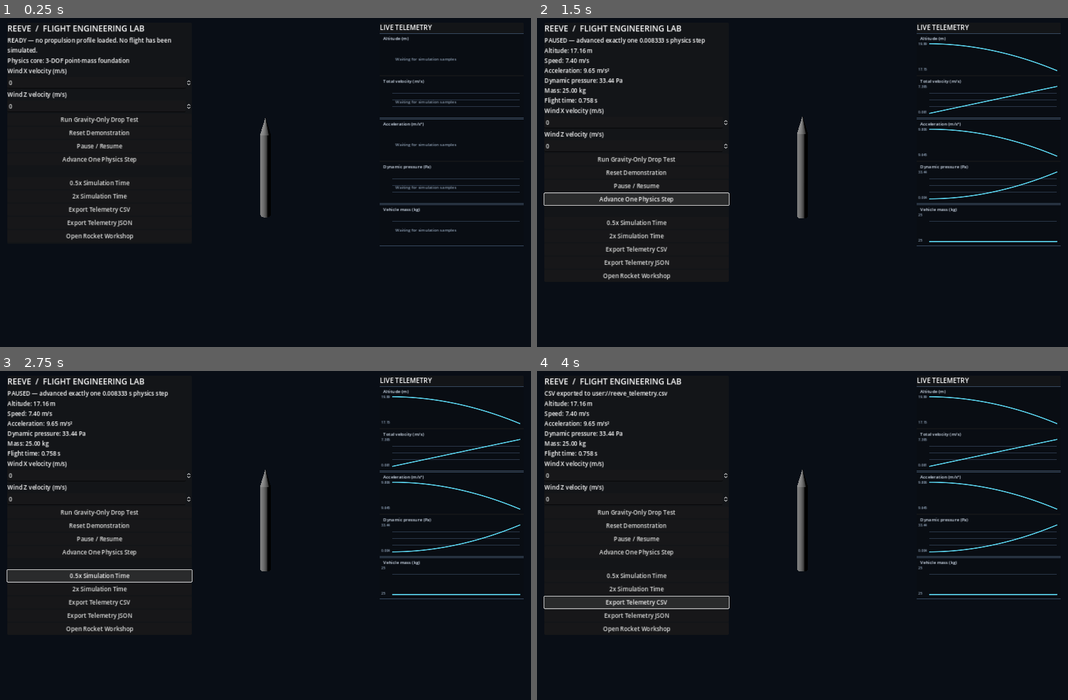
Above: before the commit, frames 1-4 (two rows, left to right).
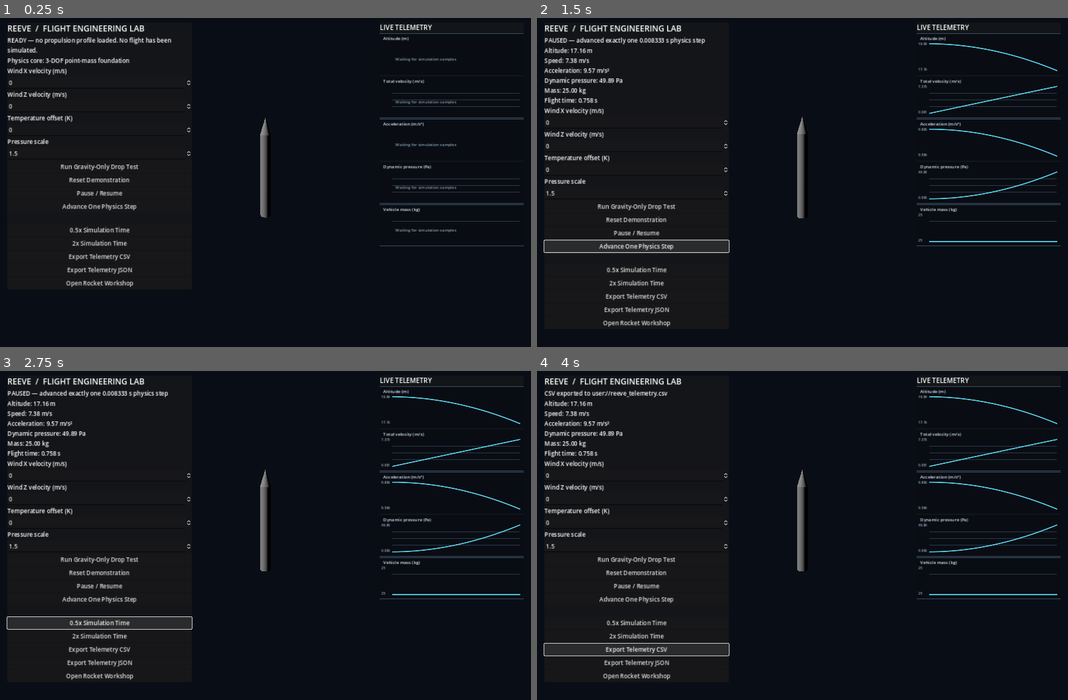
Above: after the commit, the same moments.

Repository: Inflare12/Reeve
Game: Godot game, scene res://scenes/main/main.tscn
Same seed, same stepped clock (60 frames per second), same inputs: the game is played once before the commit and once after it.
Inputs:
- Up to frame 1 (0.25 s): no input
- Up to frame 2 (1.5 s): click "Run Gravity-Only Drop Test" at 0.5 s; click "Advance One Physics Step" at 1.25 s
- Up to frame 3 (2.75 s): click "0.5x Simulation Time" at 2 s
- Up to frame 4 (4 s): click "2x Simulation Time" at 2.75 s; click "Export Telemetry CSV" at 3.5 s

The runs differ from the first frame. In frame 1, 2.5% of the frame differs, in the area x 1-36%, y 29-82%; in frame 2, 3.1%; in frame 3, 2.9%; in frame 4, 4.0%, in the area x 1-74%, y 12-94%.

Commit message:
Expose temperature and pressure modifiers in Flight Lab environment controls

Diff:
--- a/scripts/main.gd
+++ b/scripts/main.gd
@@ -11,6 +11,8 @@
 var telemetry_plots: Array[ReeveTelemetryPlot] = []
 var wind_x_input: SpinBox
 var wind_z_input: SpinBox
+var temperature_offset_input: SpinBox
+var pressure_scale_input: SpinBox
 
 func _ready() -> void:
 	camera.look_at(Vector3(0.0, 2.0, 0.0), Vector3.UP)
@@ -20,6 +22,10 @@
 	wind_x_input.name = "WindXInput"
 	wind_z_input = _add_environment_spinbox("Wind Z velocity (m/s)", -100.0, 100.0, 0.0, 0.5)
 	wind_z_input.name = "WindZInput"
+	temperature_offset_input = _add_environment_spinbox("Temperature offset (K)", -50.0, 50.0, 0.0, 1.0)
+	temperature_offset_input.name = "TemperatureOffsetInput"
+	pressure_scale_input = _add_environment_spinbox("Pressure scale", 0.5, 1.5, 1.0, 0.01)
+	pressure_scale_input.name = "PressureScaleInput"
 
 	var gravity_button := Button.new()
 	gravity_button.name = "GravityDropButton"
@@ -164,7 +170,11 @@
 		"dry_mass_kg": 25.0,
 		"drag_coefficient": 0.5,
 		"reference_area_m2": PI * 0.28 * 0.28,
-		"ground_altitude_m": 0.0
+		"ground_altitude_m": 0.0,
+		"atmosphere_conditions": {
+			"temperature_offset_k": temperature_offset_input.value,
+			"pressure_scale": pressure_scale_input.value
+		}
 	}
 	var wind_velocity_m_s := Vector3(wind_x_input.value, 0.0, wind_z_input.value)
 	if not simulation.configure(initial_state, model, wind_velocity_m_s):
@@ -186,7 +196,8 @@
 	if simulation.state == null:
 		return
 	var state := simulation.state
-	var atmosphere := ReeveAtmosphere.sample(state.position_m.y)
+	var atmosphere_conditions: Dictionary = simulation.model.get("atmosphere_conditions", {})
+	var atmosphere := ReeveAtmosphere.sample(state.position_m.y, atmosphere_conditions)
 	var speed: float = state.velocity_m_s.length()
 	var dynamic_pressure: float = 0.0
 	if not simulation.telemetry.samples.is_empty():
